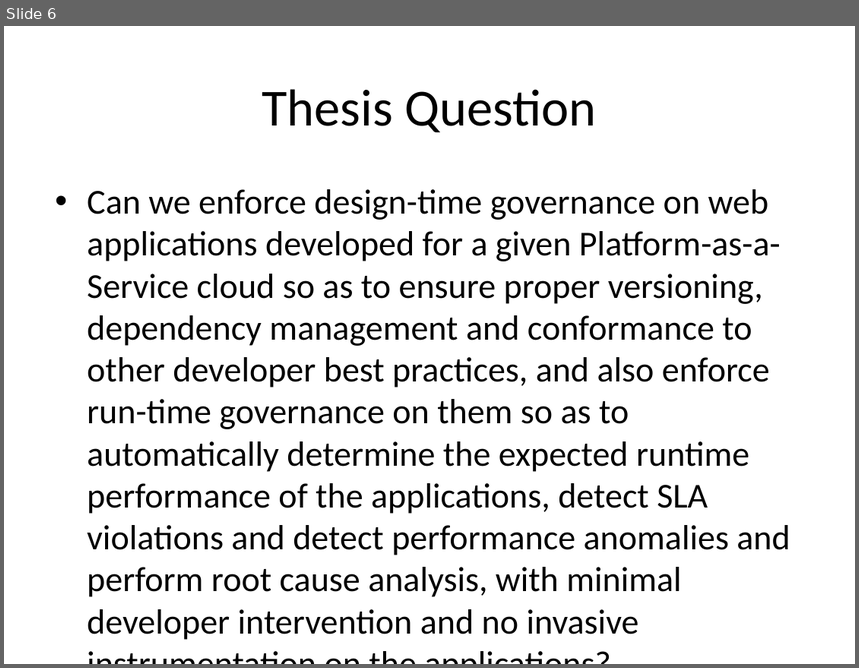
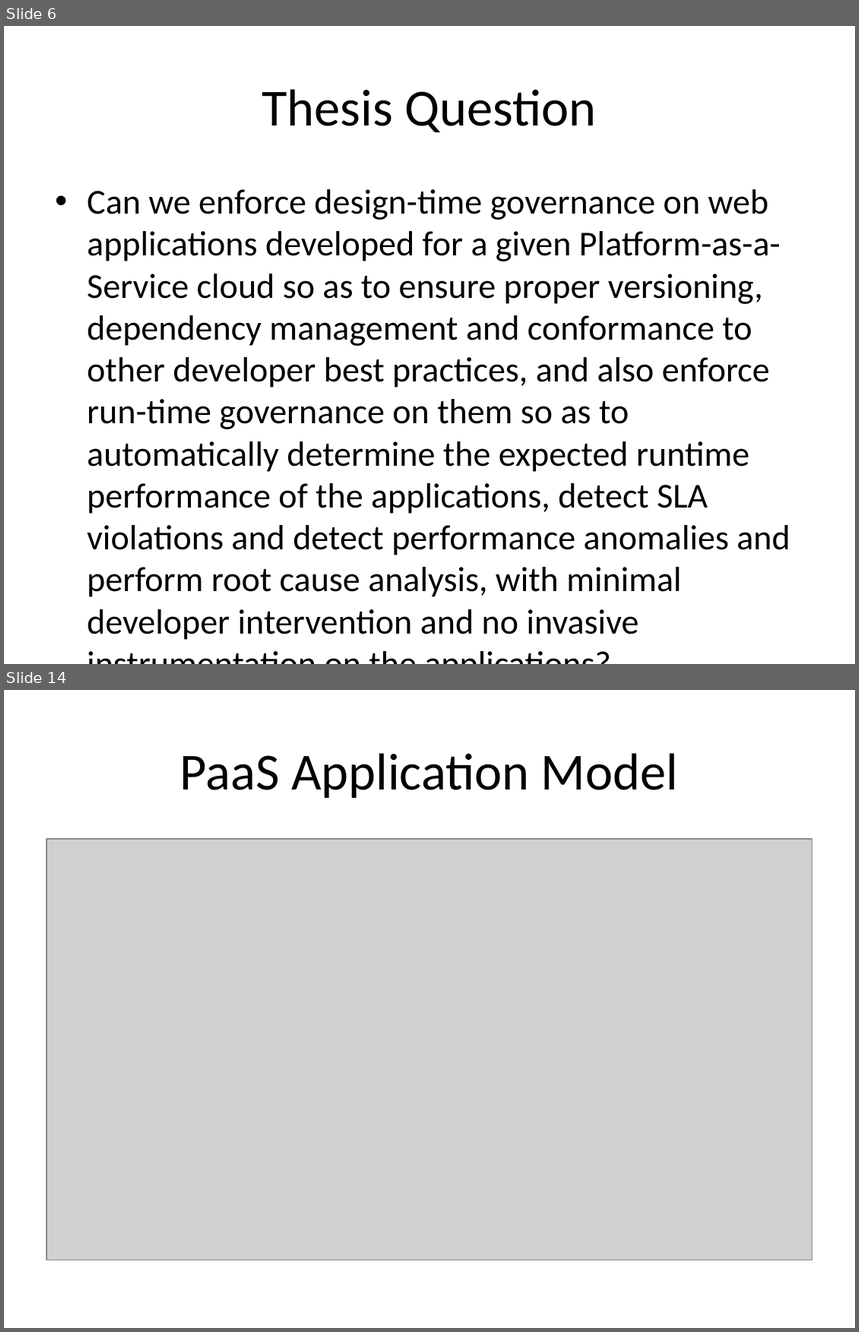
Before and after one commit to Dithn/eager-appscale, a slide deck: Eager/elk-experiment/appserver/system_design.pptx. Shown one above the other, each under a label of ours: slide 6 before the commit, slides 6 and 14 after it; the slides between them are not shown. The pictures are 859x668 and 859x1332 pixels, drawn with LibreOffice and Linux fonts; fonts in the diff are those of the drawing; grey boxes stand for pictures. Boxes give left, top, right and bottom in pixels: in the first picture for what was removed or moved away, otherwise in the second. Text is boxed around its words. In the diff, an @@ line names an element or a change of style, - is before the commit and + after.

```diff
--- a/Eager/elk-experiment/appserver/system_design.pptx
+++ b/Eager/elk-experiment/appserver/system_design.pptx
@@ slide 14 added at <box>4,690,855,1328</box>, background #FFFFFF @@
@@ title added at <box>180,753,678,798</box>, 44 pt, text #000000 @@
+PaaS Application Model
@@ picture added at <box>47,839,813,1260</box> @@
```
Also in this commit, not shown: 9 other slides added.
